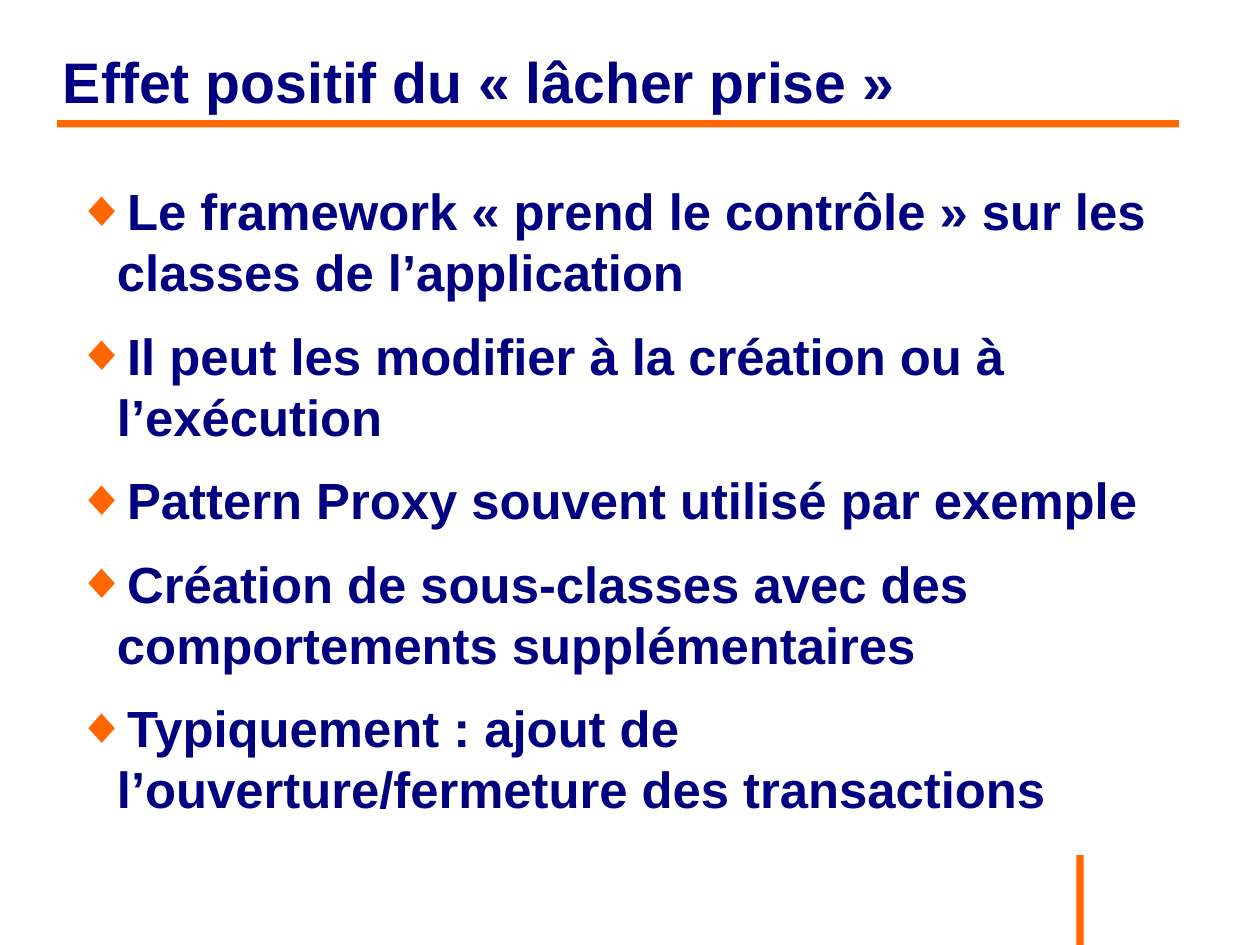
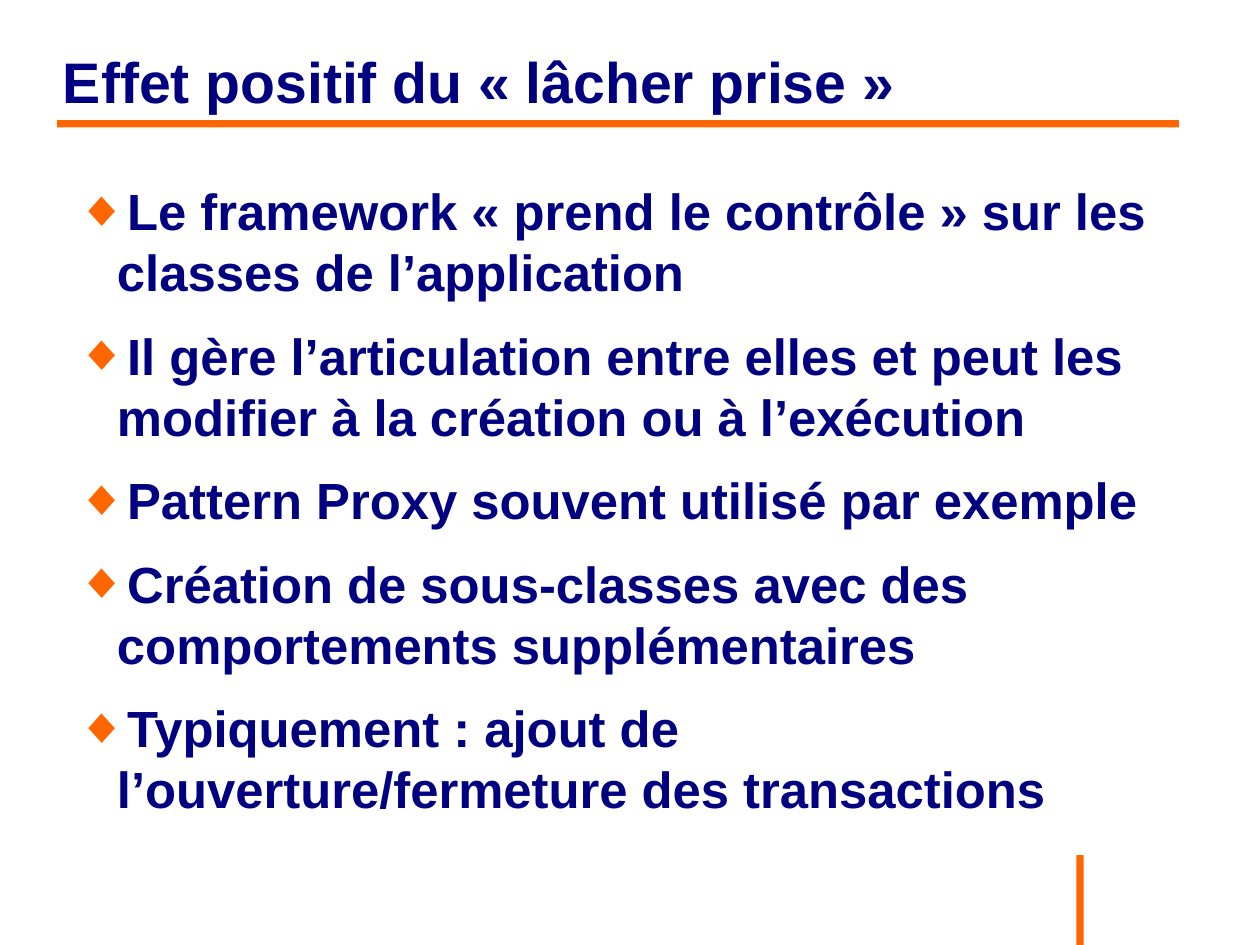
Before and after one commit to philphils/formation-spring, a slide deck: slide 34 of Documentation/diapo_formation_spring.odp. Drawn at 1260x945 pixels with LibreOffice and Linux fonts; fonts in the diff are those of the drawing; background and template pictures are left out. Boxes give left, top, right and bottom in pixels: in the first picture for what was removed or moved away, otherwise in the second. Text is boxed around its words. In the diff, an @@ line names an element or a change of style, - is before the commit and + after.

```diff
--- a/Documentation/diapo_formation_spring.odp
+++ b/Documentation/diapo_formation_spring.odp
@@ text at (117,337,1123,437): text changed @@
-◆ Il peut les modifier à la création ou à l’exécution
+◆ Il gère l’articulation entre elles et peut les modifier à la création ou à l’exécution
```
Also in this commit, not shown: 19 other slides changed, 9 slides added, 1 slide removed.
